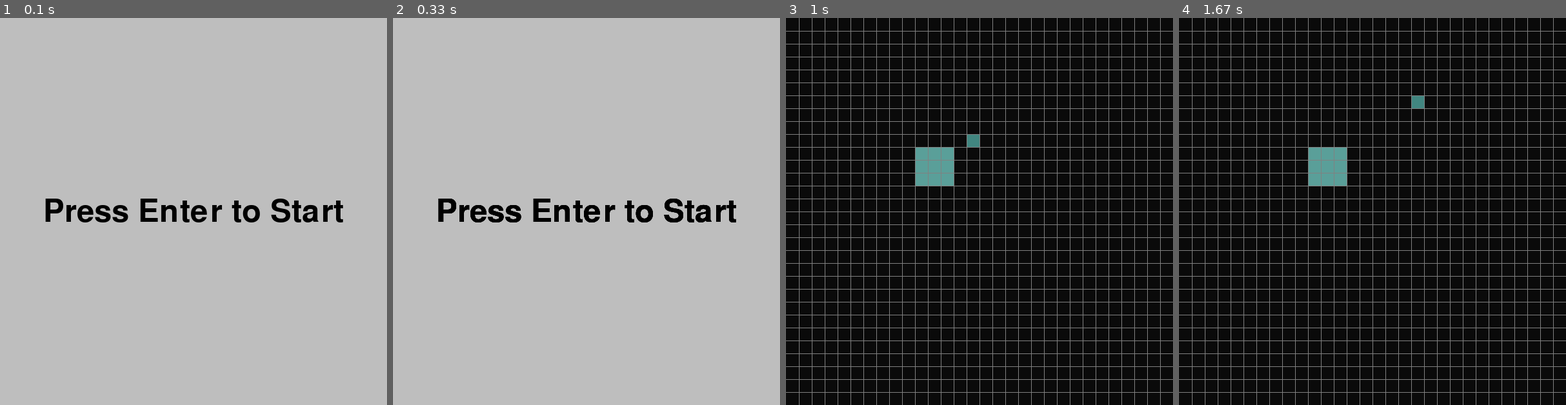
Above: before the commit, frames 1-4 (left to right).
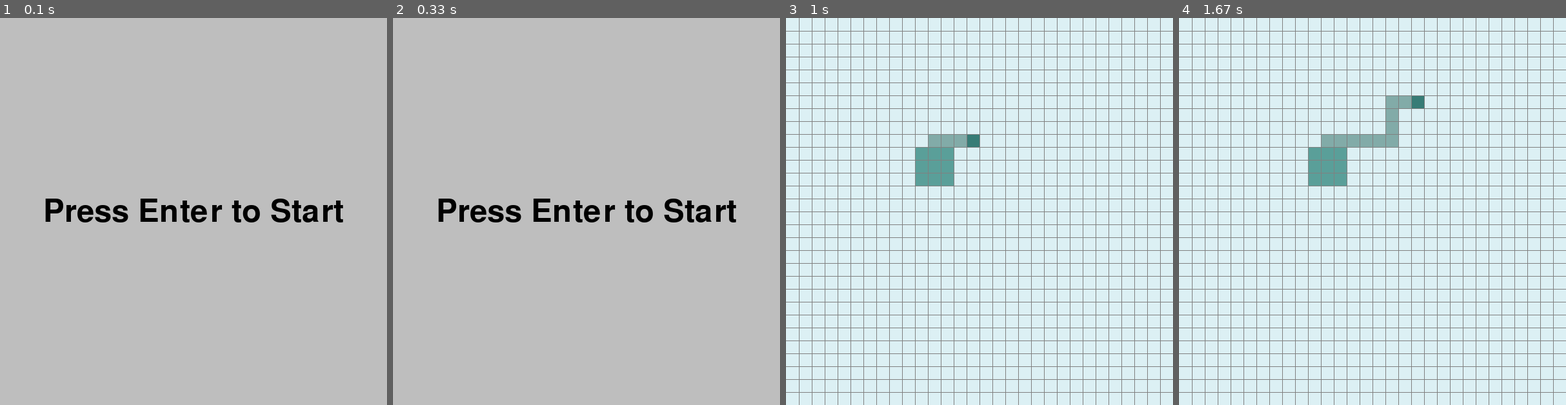
Above: after the commit, the same moments.

Repository: traptrip/paperio-pygame
Game: pygame game, started from template2.py
Same seed, same stepped clock (60 frames per second), same inputs: the game is played once before the commit and once after it.
Inputs:
- Up to frame 1 (0.1 s): no input
- Up to frame 2 (0.33 s): no input
- Up to frame 3 (1 s): tap Enter at 0.33 s; hold Right from 0.67 s (still down)
- Up to frame 4 (1.67 s): release Right at 1.13 s; hold Up 1.17-1.47 s; hold Right from 1.5 s (still down)

Frame 1 is identical in both runs. In frame 2, 0.3% of the frame differs, in the area x 11-89%, y 46-53%; in frame 3, 90%, in the area x 0-100%, y 0-100%; in frame 4, 90%.

Commit message:
add player lines

Diff:
--- a/config.py
+++ b/config.py
@@ -43,8 +43,8 @@
         (141, 110, 99, 255)
     ]
 
-    EMPTY_CELL_COLOR = (10, 10, 10)
-    GRID_LINE_COLOR = (128, 128, 128)
+    EMPTY_CELL_COLOR = (220, 240, 244, 255)
+    GRID_LINE_COLOR = (128, 128, 128, 50)
 
     IMAGES = {
         'flash': pygame.image.load("../sprites/flash.png")
--- a/game_objects/player.py
+++ b/game_objects/player.py
@@ -72,10 +72,12 @@
         self.id = player_id
         self.x = pos[0]
         self.y = pos[1]
-        self.color = [i - 25 if i >= 25 else i for i in color[:-1]] + [color[-1]]
-        self.line_color = list(color[:-1]) + [160]  # color of the player tail outside the territory
+        # color of player's head
+        self.color = [i - 35 if i >= 35 else i for i in color[:-1]] + [color[-1]]
+        # color of the player tail outside the territory
+        self.line_color = list(color[:-1]) + [150]
         self.territory = Territory(self.x, self.y, color)  # captured territory
-        self.lines = []  # player lines outside the territory
+        self.line_points = []  # player lines outside the territory
         self.name = name
         self.score = 0
         self.tick_score = 0
@@ -120,14 +122,14 @@
 
 
     def draw_lines(self):
-        batch_draw(self.lines, self.line_color)
+        batch_draw(self.line_points, self.line_color)
 
     def draw_position(self):
         draw_square((self.x, self.y), self.color)
 
-    def update_lines(self):
-        if (self.x, self.y) not in self.territory.points or len(self.lines) > 0:
-            self.lines.append((self.x, self.y))
+    def update_line(self):
+        if (self.x, self.y) not in self.territory.points or len(self.line_points) > 0:
+            self.line_points.append((self.x, self.y))
 
     def tick_action(self): ...
         # for bonus in self.bonuses[:]:
--- a/game_objects/scene.py
+++ b/game_objects/scene.py
@@ -27,22 +27,22 @@
 
 
 class Cell(DrawableObj):
-    def __init__(self, screen, pos=(0, 0), color=(0, 0, 0), image_name=None):
+    def __init__(self, screen, pos=(0, 0), color=(0, 0, 0, 255), image_name=None):
         super().__init__(screen)
         self.color = color
         self.prev_color = color
         self.image_name = image_name
         if image_name is not None:
             self.block = pygame.transform.scale(CONSTS.IMAGES[image_name], (CONSTS.WIDTH, CONSTS.HEIGHT))
-            self.block.set_colorkey(CONSTS.BLACK)
         else:
-            self.block = pygame.Surface((CONSTS.WIDTH, CONSTS.HEIGHT))
+            self.block = pygame.Surface((CONSTS.WIDTH, CONSTS.HEIGHT), pygame.SRCALPHA)
+        self.block.set_colorkey(CONSTS.BLACK)
         self.rect = self.block.get_rect()
         self.rect.topleft = pos
         self.pos = pos
 
     def draw(self):
-        self.block.fill(self.color)
+        pygame.draw.rect(self.block, self.color, self.block.get_rect())
         self.screen.blit(self.block, self.rect)
 
     def change_color(self, new_color):
@@ -117,22 +117,35 @@
                 self.players[0].change_direction(event.key)
 
     def update(self):
-        self._update_grid()
+        self.__update_grid()
 
     def render(self):
         self.grid.draw()
 
-    def _update_grid(self):
+    def __update_grid(self):
         for player in self.players:
-            for point in player.territory.points:
-                self.grid[point].change_color(player.territory.color)
-                self.grid[point].prev_color = player.territory.color
-
-            prev_player_x, prev_player_y = player.x, player.y
-            player.move()
-            self.grid[prev_player_x, prev_player_y].change_color(self.grid[prev_player_x, prev_player_y].prev_color)
-            self.grid[player.x, player.y].change_color(player.color)
-
+            self.__update_territory(player)
+            self.__update_player(player)
+            self.__update_player_lines(player)
+
+    def __update_territory(self, player):
+        for point in player.territory.points:
+            self.grid[point].change_color(player.territory.color)
+            self.grid[point].prev_color = player.territory.color
+
+    def __update_player(self, player):
+        # player head
+        prev_player_x, prev_player_y = player.x, player.y
+        player.move()
+        self.grid[prev_player_x, prev_player_y].change_color(self.grid[prev_player_x, prev_player_y].prev_color)
+        self.grid[player.x, player.y].change_color(player.color)
+
+    def __update_player_lines(self, player):
+        # player lines
+        player.update_line()
+        for point in player.line_points:
+            if point != (player.x, player.y):
+                self.grid[point].change_color(player.line_color)
 
 
     # background_color = (220 / 255, 240 / 255, 244 / 255, 1)
--- a/game_objects/territory.py
+++ b/game_objects/territory.py
@@ -1,7 +1,5 @@
 from config import CONSTS
-from helpers import (DrawableObj,
-                     in_polygon,
-                     batch_draw_territory,
+from helpers import (in_polygon,
                      get_neighboring_points,
                      get_vert_and_horiz_neighbours)
 
@@ -10,13 +8,12 @@
     def __init__(self, x, y, color):
         self.color = color
         self.points = {(x, y), *get_neighboring_points((x, y))}
-        self.changed = True
-
-    # def draw(self):
-    #     batch_draw_territory(self.points, self.color, self.changed)
-    #     self.changed = False
+        # self.changed = True
 
     def get_boundary(self):
+        """
+        :return: The boundary of player's territory
+        """
         boundary = []
         for point in self.points:
             if any([neighboring not in self.points for neighboring in get_neighboring_points(point)]):
--- a/template2.py
+++ b/template2.py
@@ -3,7 +3,7 @@
 
 from config import *
 from game_objects.player import Player
-from game_objects.scene import TitleScene, SceneBase
+from game_objects.scene import TitleScene, SceneBase, GameScene
 from helpers import *
 
 
@@ -98,8 +98,10 @@
     active_scene = TitleScene(screen,
                               'Press Enter to Start',
                               pos=(CONSTS.WINDOW_WIDTH // 2, CONSTS.WINDOW_HEIGHT // 2))
+    # active_scene = GameScene(screen)
 
     while active_scene is not None:
+        screen.fill(Color('gray'))
         pressed_keys = pygame.key.get_pressed()
 
         # Event filtering
